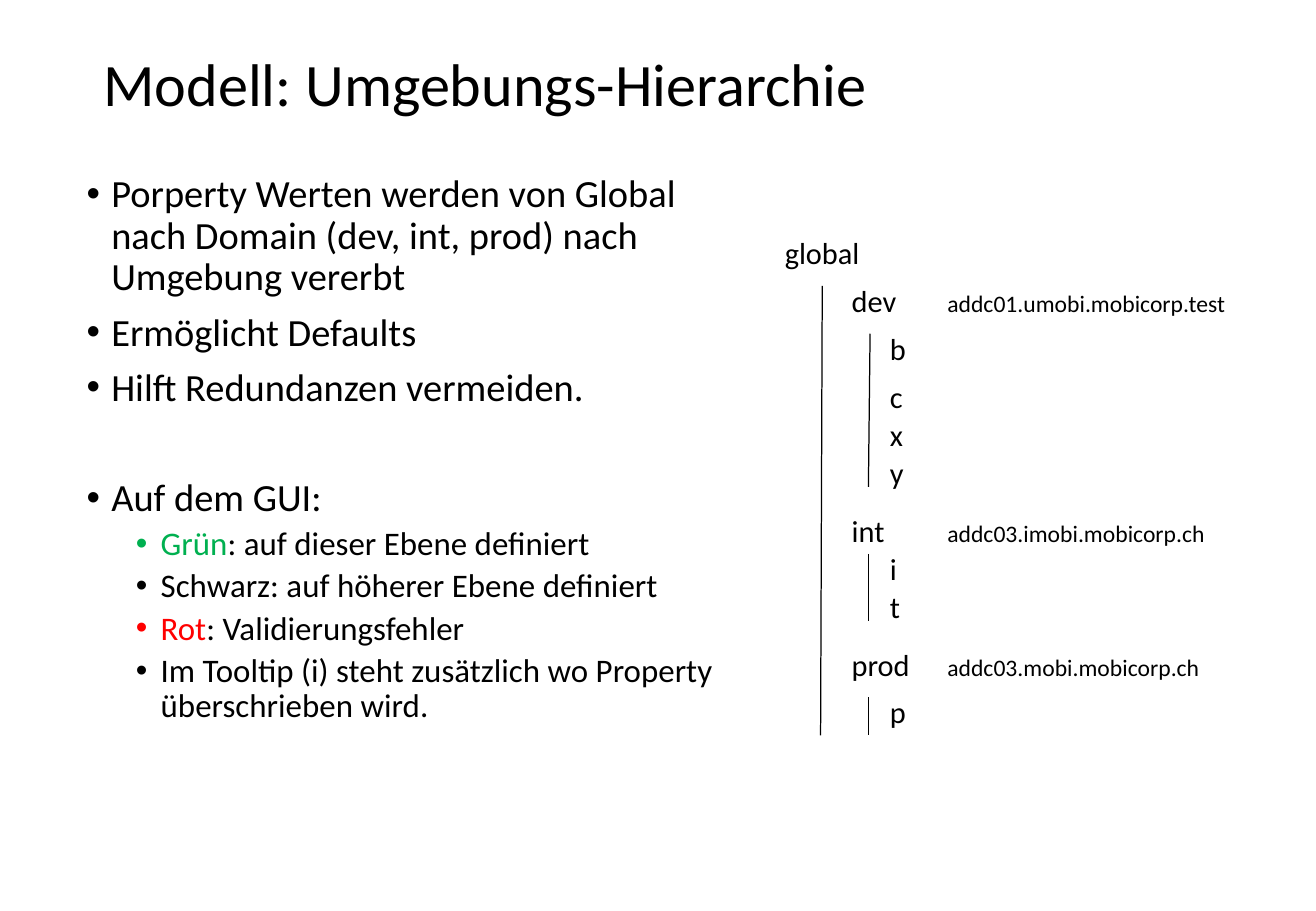
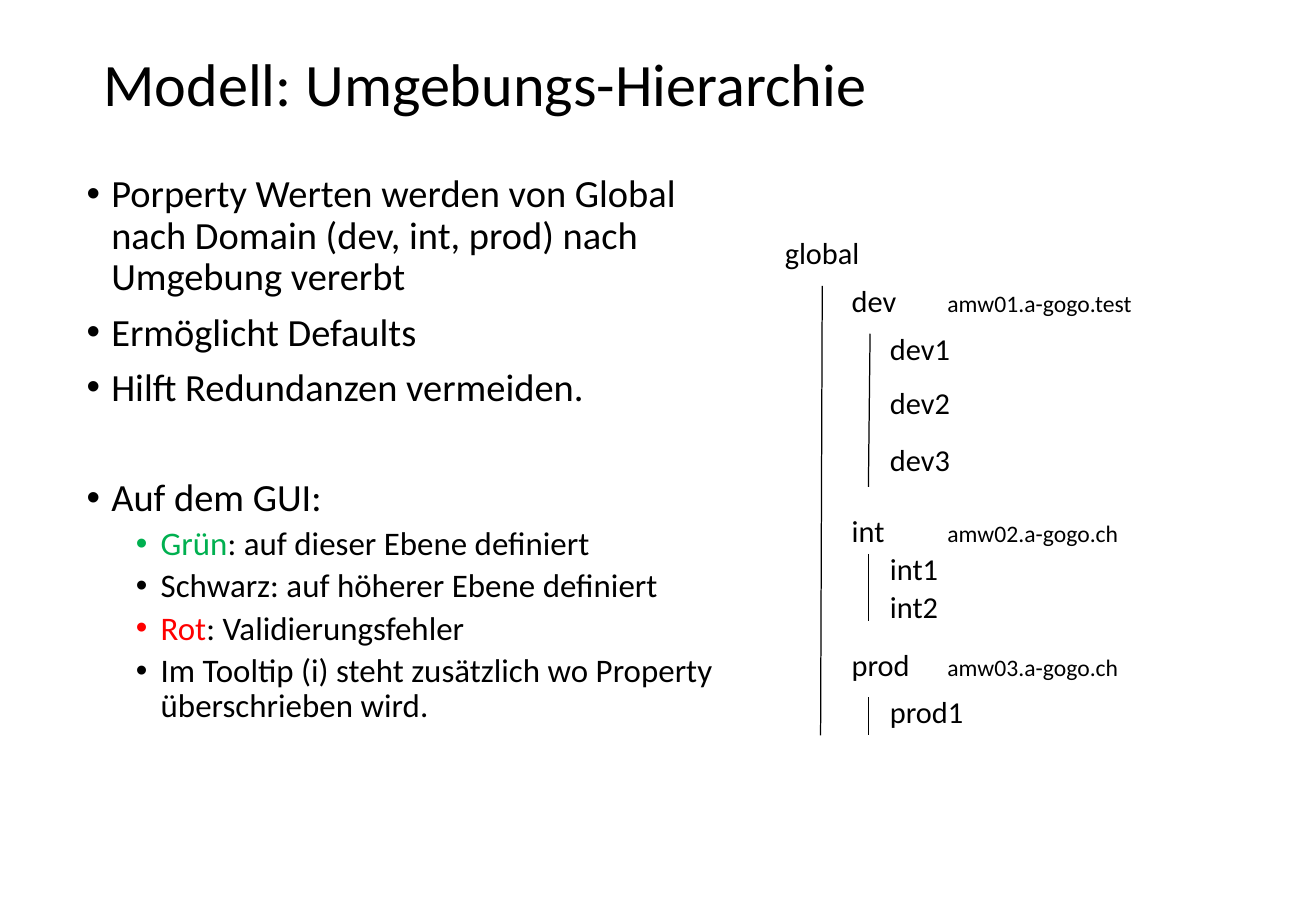
Before and after one commit to liimaorg/docs, a slide deck: slide 9 of content/feature-presentation/AMW_Features.pptx. Drawn at 1316x911 pixels with LibreOffice and Linux fonts; fonts in the diff are those of the drawing. Boxes give left, top, right and bottom in pixels: in the first picture for what was removed or moved away, otherwise in the second. Text is boxed around its words. In the diff, an @@ line names an element or a change of style, - is before the commit and + after.

Commit message:
removed Mobi specific url's and links, fixes issue nr. 2

```diff
--- a/content/feature-presentation/AMW_Features.pptx
+++ b/content/feature-presentation/AMW_Features.pptx
@@ text at (x1=947, y1=296, x2=1131, y2=316): text changed @@
-addc01.umobi.mobicorp.test
+amw01.a-gogo.test
@@ text at (x1=890, y1=339, x2=950, y2=361): text changed @@
-b
+dev1
@@ text at (x1=890, y1=393, x2=950, y2=415): text changed @@
-c
+dev2
@@ text at (x1=890, y1=450, x2=950, y2=472): text changed @@
-x
+dev3
@@ text removed at (x1=890, y1=469, x2=904, y2=489) @@
-y
@@ text at (x1=947, y1=525, x2=1118, y2=546): text changed @@
-addc03.imobi.mobicorp.ch
+amw02.a-gogo.ch
@@ text at (x1=890, y1=559, x2=938, y2=581): text changed @@
-i
+int1
@@ text at (x1=890, y1=597, x2=938, y2=619): text changed @@
-t
+int2
@@ text at (x1=947, y1=659, x2=1118, y2=680): text changed @@
-addc03.mobi.mobicorp.ch
+amw03.a-gogo.ch
@@ text at (x1=890, y1=702, x2=963, y2=728): text changed @@
-p
+prod1
```
Also in this commit, not shown: 4 other slides changed, 1 other file.
